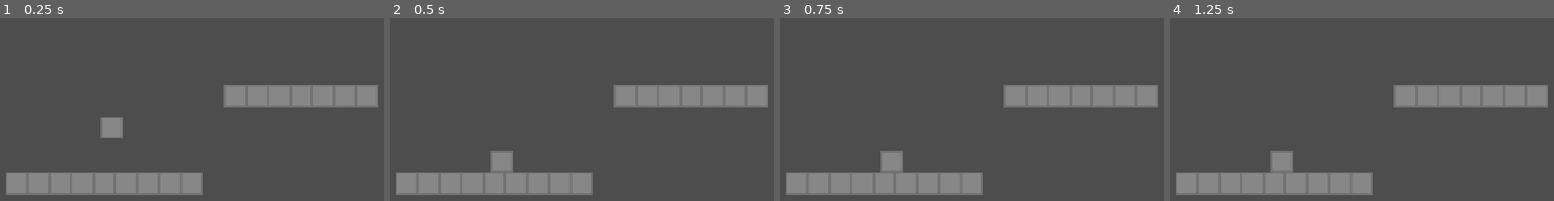
Above: before the commit, frames 1-4 (left to right).
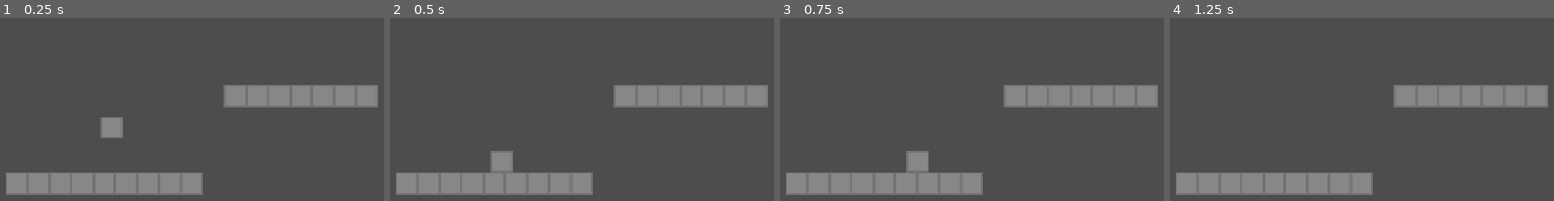
Above: after the commit, the same moments.

Repository: JumbledOne/RPHGameProject
Game: Godot game, scene res://scripts/player/player_test_scene.tscn
Two runs of this game, one before a commit and one after it. Both use one fixed random seed, a clock stepped at 60 frames per second and the inputs below. This scene is started directly instead of the project's main scene.
Inputs:
- Up to frame 1 (0.25 s): no input
- Up to frame 2 (0.5 s): no input
- Up to frame 3 (0.75 s): hold D (right) from 0.53 s (still down); hold I (ability) from 0.53 s (still down)
- Up to frame 4 (1.25 s): keep holding D (right); keep holding I (ability); tap Space (jump) at 0.77, 0.8, 1.07 s

Frames 1-2 are identical in both runs. In frame 3, 1.4% of the frame differs, in the area x 26-39%, y 72-85%; in frame 4, 0.7%.

Commit message:
Added sprint and jump logic

Diff:
--- a/src/scripts/player/player.gd
+++ b/src/scripts/player/player.gd
@@ -1,11 +1,26 @@
 extends CharacterBody2D
+
+@export_category("Movement")
+@export var walk_speed: float = 128
+@export var walk_acceleration: float = 50
+@export var sprint_speed: float = 20
+@export var sprint_acceleration: float = 10
+
+@export_category("Jump")
+@export var jump_velocity: float = 512
+@export var jump_gravity_factor: float = 0.5
+@export var jump_max_time: float = 5
+
+@export_category("Physics")
+@export var gravity: float = 980
 
 # Controlled by external controllers
 # This script decides only how to move.
 # Control is in another script
-var movement: Vector2
-var jump_velocity: float = 100
-var gravity_factor: float = 1
+var horizontal_movement: float
+var _gravity_factor: float = 1
+var _is_sprinting: bool = false
+var _last_jump_time: float
 
 const MAX_HEALTH: int = 3
 var health: int = MAX_HEALTH:
@@ -22,16 +37,44 @@
 signal jumped
 signal sprint_changed
 
+# # # # # # # # # # # #
 # Health
 func die():
 	died.emit()
 	queue_free()
 
+# # # # # # # # # # # #
 # Movement
 func _physics_process(delta: float) -> void:
 	# Movement
+	var speed: float = sprint_speed if _is_sprinting else walk_speed
+	var max_acceleration: float = sprint_acceleration if _is_sprinting else walk_acceleration
+
+	# Find acceleration
+	var target_vel_x: float = horizontal_movement * speed
+	var acceleration: float = target_vel_x - velocity.x
+	acceleration = min(abs(acceleration), max_acceleration) * sign(acceleration) # Clamps acceleration
+	# Apply acceleration
+	velocity.x += acceleration
 
 	# Gravity
-	velocity.y -= -980 * delta * gravity_factor
+	velocity.y += gravity * delta * _gravity_factor
+
 	# Apply
 	move_and_slide()
+
+# # # # # # # # # # # #
+func begin_jump():
+	_last_jump_time = Time.get_ticks_msec()
+	velocity.y -= jump_velocity
+	_gravity_factor = jump_gravity_factor
+
+func release_jump():
+	_gravity_factor = 1
+
+# # # # # # # # # # # #
+func begin_sprint():
+	_is_sprinting = true
+
+func release_sprint():
+	_is_sprinting = false
--- a/src/scripts/player/player.tscn
+++ b/src/scripts/player/player.tscn
@@ -9,6 +9,8 @@
 
 [node name="Player" type="CharacterBody2D" unique_id=1043310607]
 script = ExtResource("1_so2s4")
+sprint_speed = 512.0
+sprint_acceleration = 100.0
 
 [node name="Sprite2D" type="Sprite2D" parent="." unique_id=882709795]
 texture = ExtResource("1_hmply")
--- a/src/scripts/player/player_controller.gd
+++ b/src/scripts/player/player_controller.gd
@@ -1,19 +1,16 @@
 extends Node
 
-@export_category("Movement")
-@export var walk_speed: float = 10
-@export var sprint_speed: float = 20
-
-@export_category("Jump")
-
+@onready var player = $".."
 
 func _input(event: InputEvent) -> void:
-	if event.is_action_pressed("sprint"):
-		pass
+	if event.is_action_pressed("jump"):
+		player.begin_jump()
+	elif event.is_action_released("jump"):
+		player.release_jump()
+	elif event.is_action_pressed("sprint"):
+		player.begin_sprint()
 	elif event.is_action_released("sprint"):
-		pass
-	elif event.is_action_pressed("ability"):
-		pass
+		player.release_sprint()
 
 func _physics_process(delta: float) -> void:
-	pass
+	player.horizontal_movement = Input.get_axis("left", "right")
--- a/src/scripts/player/player_test_scene.tscn
+++ b/src/scripts/player/player_test_scene.tscn
@@ -22,6 +22,8 @@
 
 [node name="Player" parent="." unique_id=1043310607 instance=ExtResource("2_63nit")]
 position = Vector2(155, -99)
+sprint_speed = 256.0
+sprint_acceleration = 50.0
 
 [node name="Camera2D" type="Camera2D" parent="." unique_id=358385274]
 position = Vector2(317, -101)
